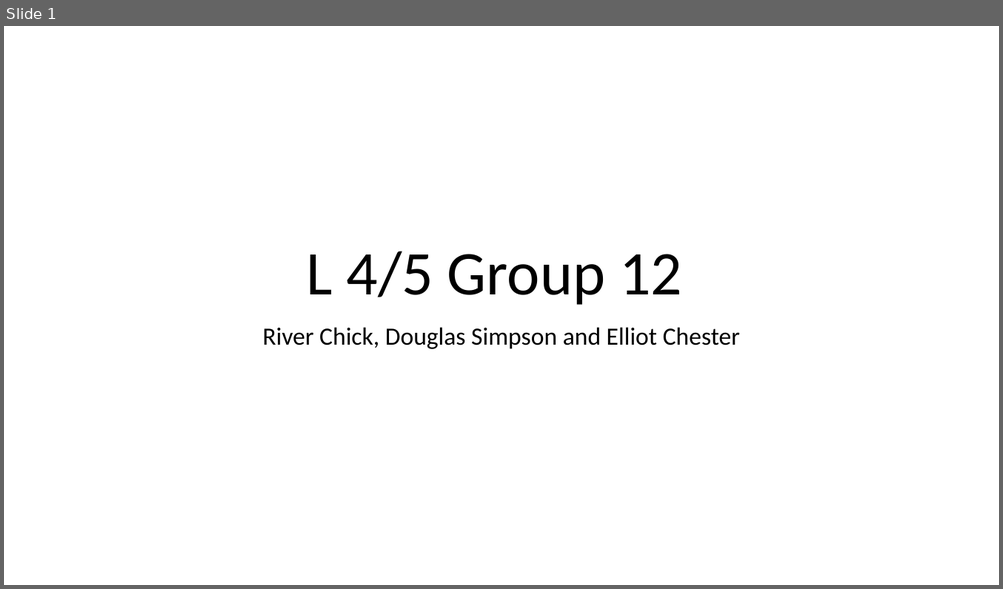
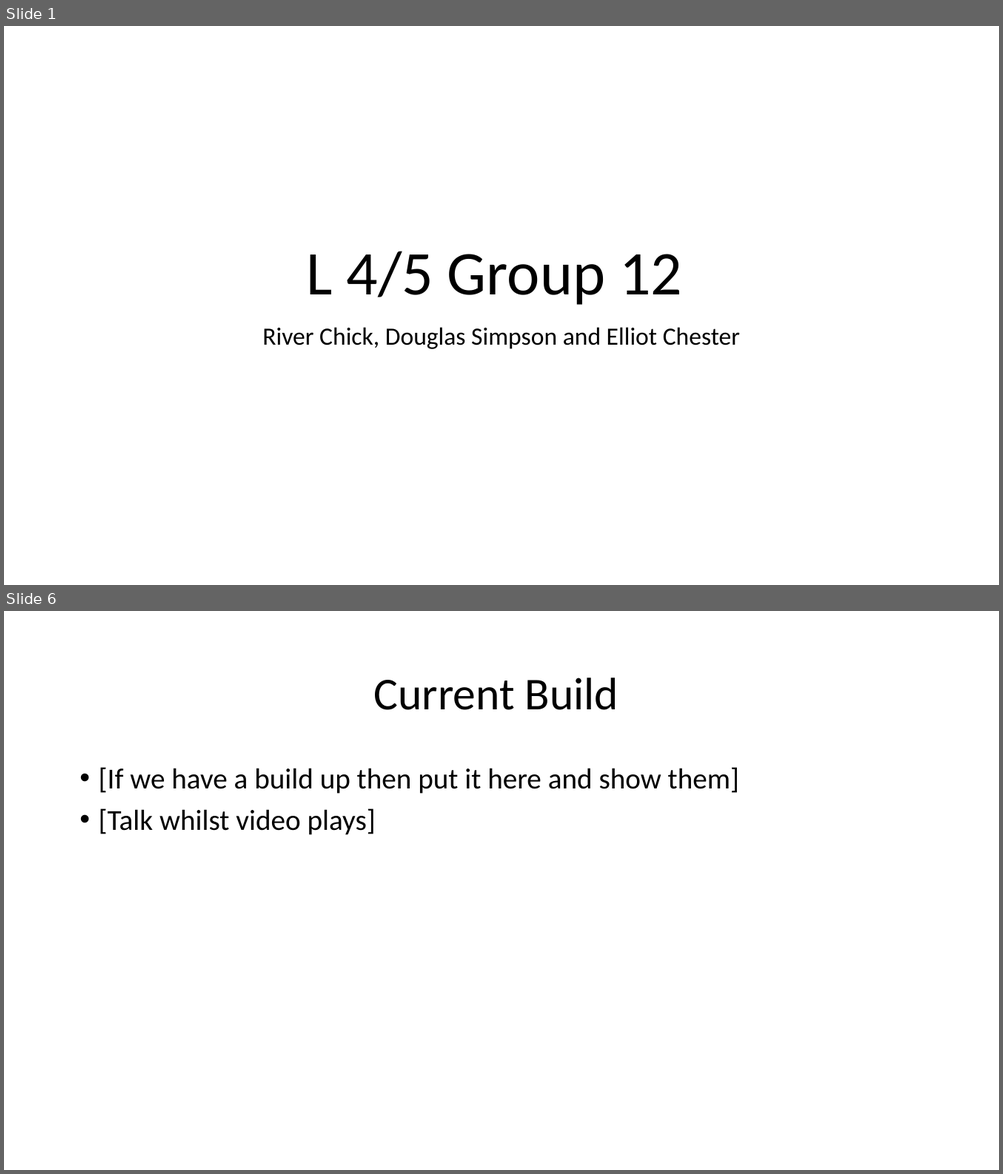
Before and after one commit to UoSGamesGroups/second-semester-s2-level-4-5-group-12, a slide deck: Assets/Research/Week 9.pptx. Shown one above the other, each under a label of ours: slide 1 before the commit, slides 1 and 6 after it; the slides between them are not shown. The pictures are 1003x589 and 1003x1174 pixels, drawn with LibreOffice and Linux fonts; fonts in the diff are those of the drawing. Boxes give left, top, right and bottom in pixels: in the first picture for what was removed or moved away, otherwise in the second. Text is boxed around its words. In the diff, an @@ line names an element or a change of style, - is before the commit and + after.

```diff
--- a/Assets/Research/Week 9.pptx
+++ b/Assets/Research/Week 9.pptx
@@ slide 6 added at (x1=4, y1=611, x2=999, y2=1170), background #FFFFFF @@
@@ title added at (x1=373, y1=678, x2=618, y2=710), 44 pt, text #000000 @@
+Current Build
@@ text added at (x1=99, y1=767, x2=739, y2=835), 28 pt, text #000000 @@
+• [If we have a build up then put it here and show them]
+• [Talk whilst video plays]
```
Also in this commit, not shown: 3 slides changed, 4 other slides added.
